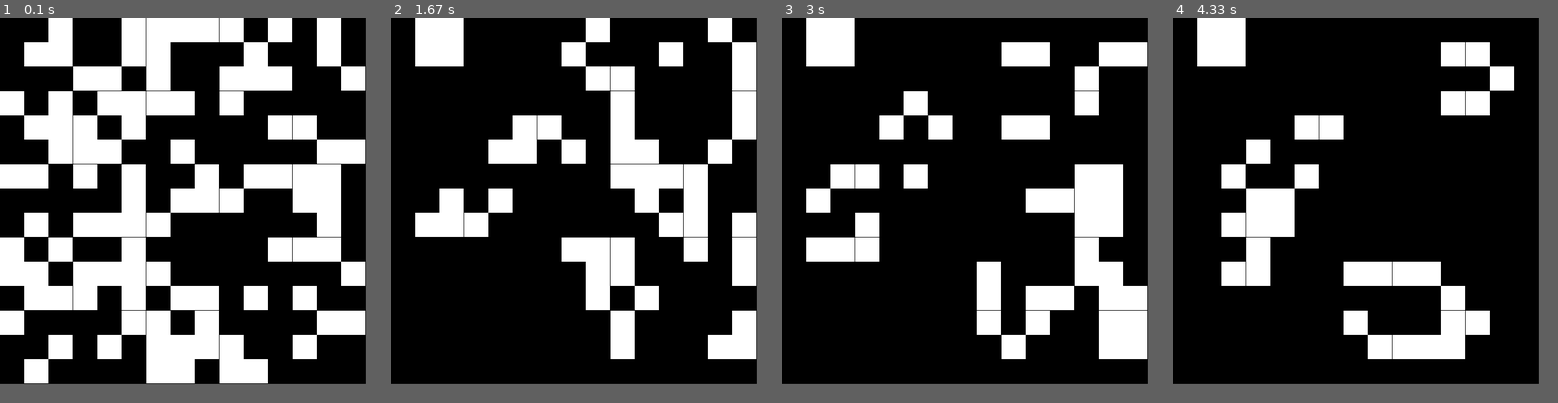
Above: before the commit, frames 1-4 (left to right).
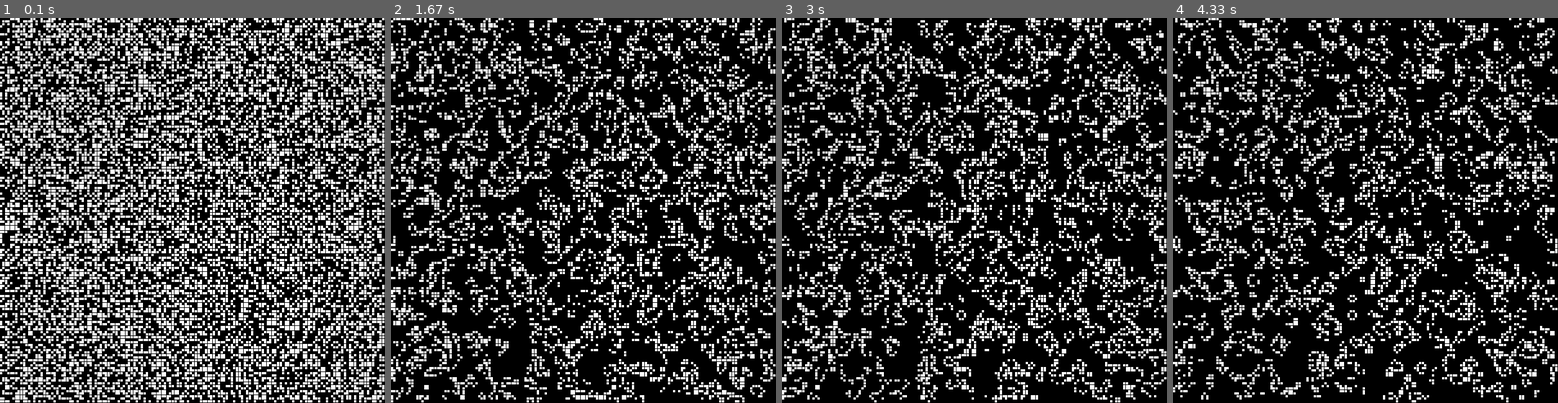
Above: after the commit, the same moments.

Repository: mea-me/ProjetS2-2026-CMI
Game: pygame game, started from pygameEntrainnement/jeu_de_la_vie_tobladz.py
The game is run twice, just before and just after one commit, with the same random seed, the same clock (stepped at 60 frames per second) and the same inputs.
Inputs:
- Up to frame 1 (0.1 s): no input
- Up to frame 2 (1.67 s): no input
- Up to frame 3 (3 s): no input
- Up to frame 4 (4.33 s): no input
The window is 650x650 before the commit and 684x684 after it. Grey fills any space a smaller window leaves; there, only what the larger window draws over its background counts as a difference.

The runs differ from the first frame. In frame 1, 47% of the frame differs, in the area x 0-100%, y 0-100%; in frame 2, 32%; in frame 3, 30%; in frame 4, 26%.

Commit message:
fix : taille écran

Diff:
--- a/pygameEntrainnement/jeu_de_la_vie_tobladz.py
+++ b/pygameEntrainnement/jeu_de_la_vie_tobladz.py
@@ -2,7 +2,9 @@
 
 pygame.init()
 
-screen = pygame.display.set_mode((650, 650))
+screen_h = 0.95*pygame.display.Info().current_h
+screen_w = screen_h
+screen = pygame.display.set_mode((screen_w, screen_h))
 clock = pygame.time.Clock()
 running = True
 dt = 0
@@ -141,7 +143,7 @@
 
     return rendu
 
-n = 15
+n = 150
 tableautest = []
 for i in range(n):
     tableautest.append([])
@@ -161,7 +163,7 @@
         for I in range(len(tableautest[0])):
             if tableautest[i][I] == 1:
                 #screen.blit(pygame.transform.scale(pygame.image.load(os.path.join("pygameEntrainnement","carr_blanc.pn …(205 unchanged characters)…
-                pygame.draw.rect(screen,(255,255,255),pygame.Rect(i*(650/n),I*(650/n),650/n,650/n))
+                pygame.draw.rect(screen,(255,255,255),pygame.Rect(i*(screen_w/n),I*(screen_h/n),screen_w/n,screen_h/n))
 
     t+=1
 
